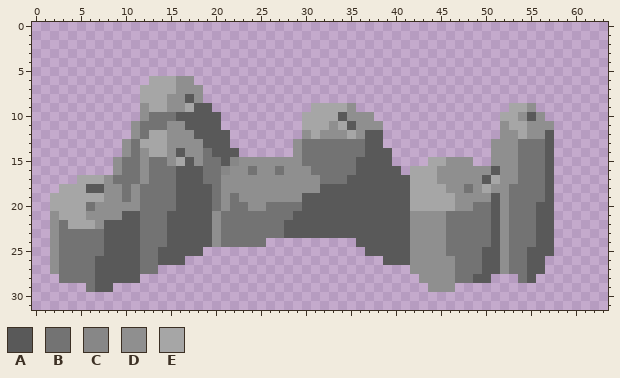
A pixel-art file gets an edit: Tilesets/.aseprite/rocks/rock8.aseprite. The first picture shows the starting point.
64x32 pixels, 1 frame. Colours within 5 levels of each other are drawn and written as one. The old version is drawn lined up with the new one.
Palette (. is transparent): A #595959  B #737373  C #878787  D #8f8f8f  E #a6a6a6
Pixels before, first column x 2:
 6 ...........EEEDD........................................
 7 ..........EEEEDDD.......................................
 8 ..........EEEDDAD.......................................
 9 ..........DEEDDEAA...........EEEED.................EED..
10 ..........DBBBAAAAA.........EEEEADDD..............EEDAD.
11 .........DBBBDDAAAA.........EEEDEADDD.............DEEDDD
12 .........DBEEDDDAAAA........DEDDDEDAA.............DDEDDA
13 ........DBEEEDDDDAAA.......DBBBBBBBAA............DDDBBBA
14 ........DBDEEDADDBAAA......DBBBBBBBAAA...........DDDBBBA
15 .......DBBDBBDEADBBACDDDDDDDBBBBBBAAAA....EEDDD..DDDBBBA
16 .......DBBDBBBAAABBCDDBDDBDDDBBBBBAAAAA.EEEDDDDDDADDBBBA
17 ...EEEDBBBDBBBAAABBDDDDDDDDDDDBBBAAAAAAAEEEDDDDDAEDDBBBA
18 .EEEAADDBDBBBBAAAABDDDDDDDDDDDAAAAAAAAAAEEEEDDBDEDDBBBBA
19 EEEEEEDDBDBBBBAAAABDBDDDDDDDAAAAAAAAAAAAEEEEEDDDDADBBBBA
20 EEEEBDDDDDBBBBAAAABDBBDDBBBBAAAAAAAAAAAAEEEEEDDBBADBBBAA
21 DEEEDDDDAABBBAAAAADBBBBBBBBAAAAAAAAAAAAADDDDBBBBBADBBBAA
22 DBEEEDAAAABBBAAAAADBBBBBBBAAAAAAAAAAAAAADDDDBBBBBADBBBAA
23 DBBBBBAAAABBBAAAAADBBBBBBBAAAAAAAAAAAAAADDDDBBBBBADBBBAA
24 DBBBBBAAAABBBAAAAADBBBBB..........AAAAAADDDDBBBBBADBBBAA
25 DBBBBBAAAABBAAAAA..................AAAAADDDDBBBBAADBBAAA
26 DBBBBAAAAABBAAA......................AAADDDDDBBBAADBBAA.
27 DBBBBAAAAABB............................DDDDDBBBAADBBAA.
28 .BBBBAAAAA...............................DDDDBBAA...BA..
29 ....BAA...................................DDD...........
The result:
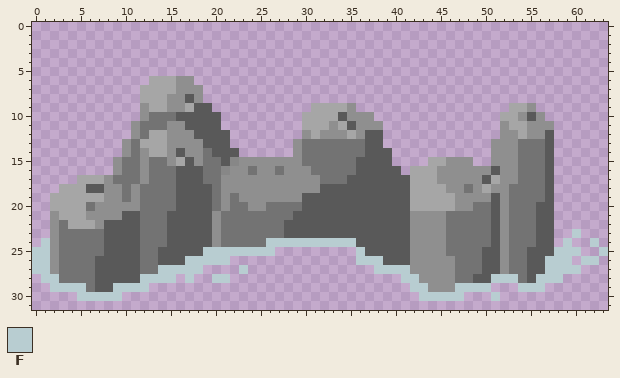
Colours new in this view: F #b8cdd1
The exact change:
{"change": "whole drawing moved by -2,+2 (the old picture is shown already moved)"}
{"y":23,"x":60,"old":".","new":"F"}
{"y":24,"x":1,"old":".","new":"F"}
{"y":24,"x":26,"old":"..........","new":"FFFFFFFFFF"}
{"y":24,"x":59,"old":".","new":"F"}
{"y":24,"x":62,"old":".","new":"F"}
{"y":25,"x":0,"old":"..","new":"FF"}
{"y":25,"x":19,"old":"........","new":"FFFFFFFF"}
{"y":25,"x":36,"old":".","new":"F"}
{"y":25,"x":58,"old":"...","new":"FFF"}
{"y":25,"x":63,"old":".","new":"F"}
{"y":26,"x":0,"old":"..","new":"FF"}
{"y":26,"x":17,"old":".....","new":"FFFFF"}
{"y":26,"x":36,"old":"...","new":"FFF"}
{"y":26,"x":57,"old":"...","new":"FFF"}
{"y":26,"x":61,"old":"..","new":"FF"}
{"y":27,"x":0,"old":"..","new":"FF"}
{"y":27,"x":14,"old":".....","new":"FFFFF"}
{"y":27,"x":23,"old":".","new":"F"}
{"y":27,"x":38,"old":"....","new":"FFFF"}
{"y":27,"x":57,"old":"....","new":"FFFF"}
{"y":28,"x":1,"old":"..","new":"FF"}
{"y":28,"x":12,"old":"....","new":"FFFF"}
{"y":28,"x":17,"old":".","new":"F"}
{"y":28,"x":20,"old":"..","new":"FF"}
{"y":28,"x":41,"old":"..","new":"FF"}
{"y":28,"x":51,"old":"...","new":"FFF"}
{"y":28,"x":56,"old":"...","new":"FFF"}
{"y":29,"x":2,"old":"....","new":"FFFF"}
{"y":29,"x":9,"old":"....","new":"FFFF"}
{"y":29,"x":42,"old":"..","new":"FF"}
{"y":29,"x":47,"old":"....","new":"FFFF"}
{"y":29,"x":54,"old":"...","new":"FFF"}
{"y":30,"x":5,"old":".....","new":"FFFFF"}
{"y":30,"x":43,"old":".....","new":"FFFFF"}
{"y":30,"x":51,"old":".","new":"F"}
{"label":"added","picture_box":[32,229,608,301]}
